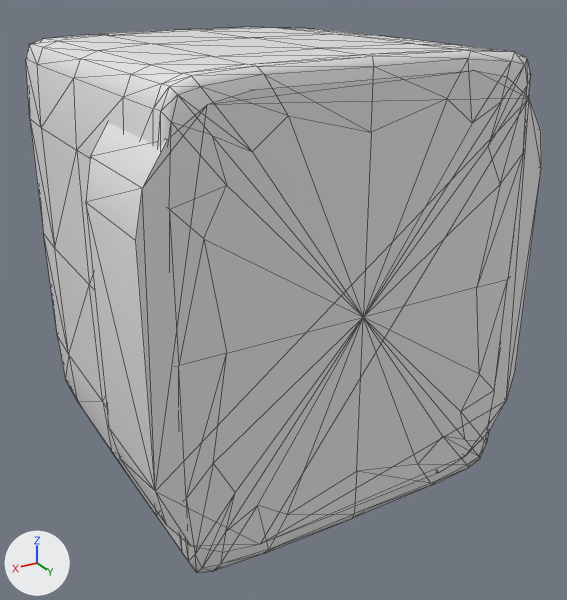
An edit to the glTF model gamee/assets/3d/belt-boxes.glb, drawn before and after from the same camera.
Both versions are drawn from a 50 mm lens placed at (0.947, 1.242, 0.706), pointed at (-0.027, -0.381, -0.105). The lights are fixed; the arrows at lower left show +X, +Y and +Z. The picture after the commit comes second. Mesh edges are drawn as thin lines. Where no turn or scale is listed for an object, it has been applied to the vertices.

The older version as bpy lines, for what is in view:
```python
me_beltboxr = bpy.data.meshes.new('beltBoxR')
me_beltboxr.from_pydata(...)  # 242 vertices, 480 faces; spans x -0.45..0.45, y -0.999..-0.001, z -0.542..0.542
me_beltboxr.materials.append(mat_material)  # white #e7e7e7
me_carrier_001 = bpy.data.meshes.new('carrier.001')
me_carrier_001.from_pydata(...)  # 100 vertices, 196 faces; spans x -0.5..0.5, y -0.286..0.0, z -0.5..0.5
# faces by material slot: [18, 178]
me_carrier_001.materials.append(mat_material_001)  # white #e7e7e7
me_carrier_001.materials.append(mat_material_002)  # white #e7e7e7
ob_beltboxr = bpy.data.objects.new('beltBoxR', me_beltboxr)
ob_beltboxr.location = (0.0, 0.0, 0.0)
ob_carrier_001 = bpy.data.objects.new('carrier.001', me_carrier_001)
ob_carrier_001.location = (0.0, 0.0, 0.0)
```
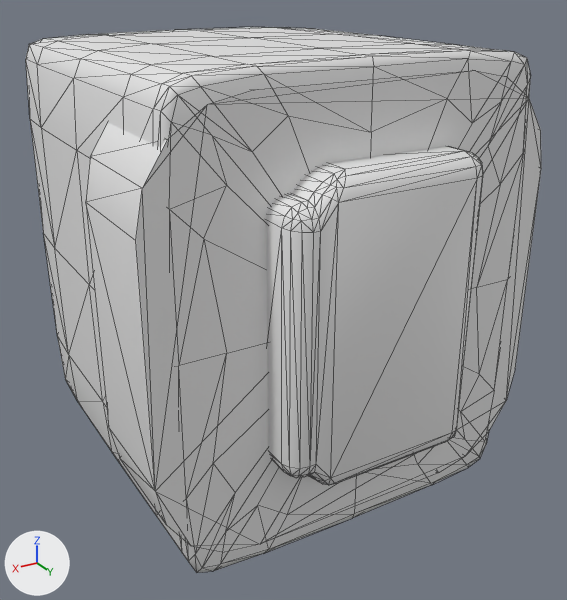
What differs and where, as boxes (x1, y1, x2, y2) in the pictures (567 x 600 px):
'beltPlate', added
    after: (266, 146, 483, 485)

Patch to the scene script:
```diff
--- a/gamee/assets/3d/belt-boxes.glb.py
+++ b/gamee/assets/3d/belt-boxes.glb.py
@@ me_beltplate @@
+me_beltplate.from_pydata(...)  # 291 vertices, 578 faces; spans x -0.24..0.24, y -0.1..0.1, z -0.35..0.35
+# faces by material slot: [352, 226]
+me_beltplate.materials.append(mat_material)  # white #e7e7e7
+me_beltplate.materials.append(mat_material_001)  # white #e7e7e7
@@ ob_beltplate @@
+ob_beltplate = bpy.data.objects.new('beltPlate', me_beltplate)
+ob_beltplate.location = (0.0, 0.0, 0.0)
```
